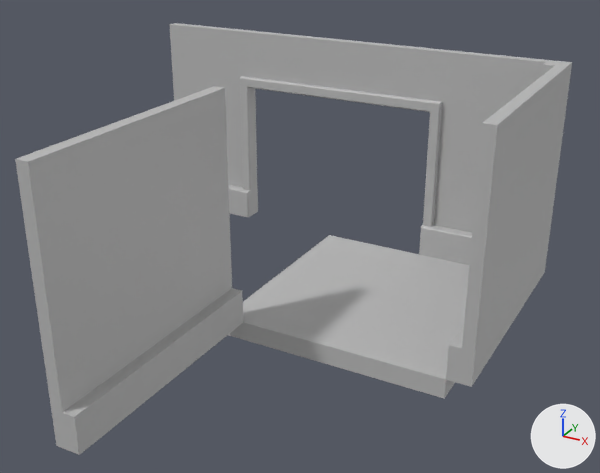
The FBX model Assets/ModularTileKit/Doorway.fbx: old version first, new version second.
Rendered twice from a 50 mm camera at (1.8, -2.59, 1.75) aimed at (0.29, 0.15, 0.38). Every picture has the same lights, and +X, +Y and +Z are marked at lower right. The older version comes first. Where no turn or scale is listed for an object, it has been applied to the vertices.

Objects in the first picture: 'CornerPiece', 'Doorway', 'Floor', 'WallStandard', 'pCube1'.
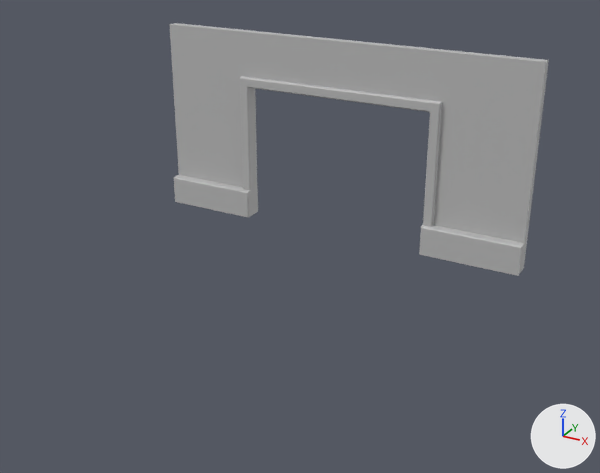
Commit message: fixed issue with modular pieces

What differs and where, as boxes [x1, y1, x2, y2] in the pictures (600 x 473 px):
'pCube1', deleted: before [15, 86, 243, 455]
'Floor', deleted: before [228, 235, 469, 398]
'WallStandard', deleted: before [446, 66, 567, 387]
'CornerPiece', deleted: before [540, 60, 572, 279]

The change in detail:
Object 'CornerPiece' (ob_cornerpiece) is deleted.
Object 'Floor' (ob_floor) is deleted.
Object 'WallStandard' (ob_wallstandard) is deleted.
Object 'pCube1' (ob_pcube1) is deleted.
